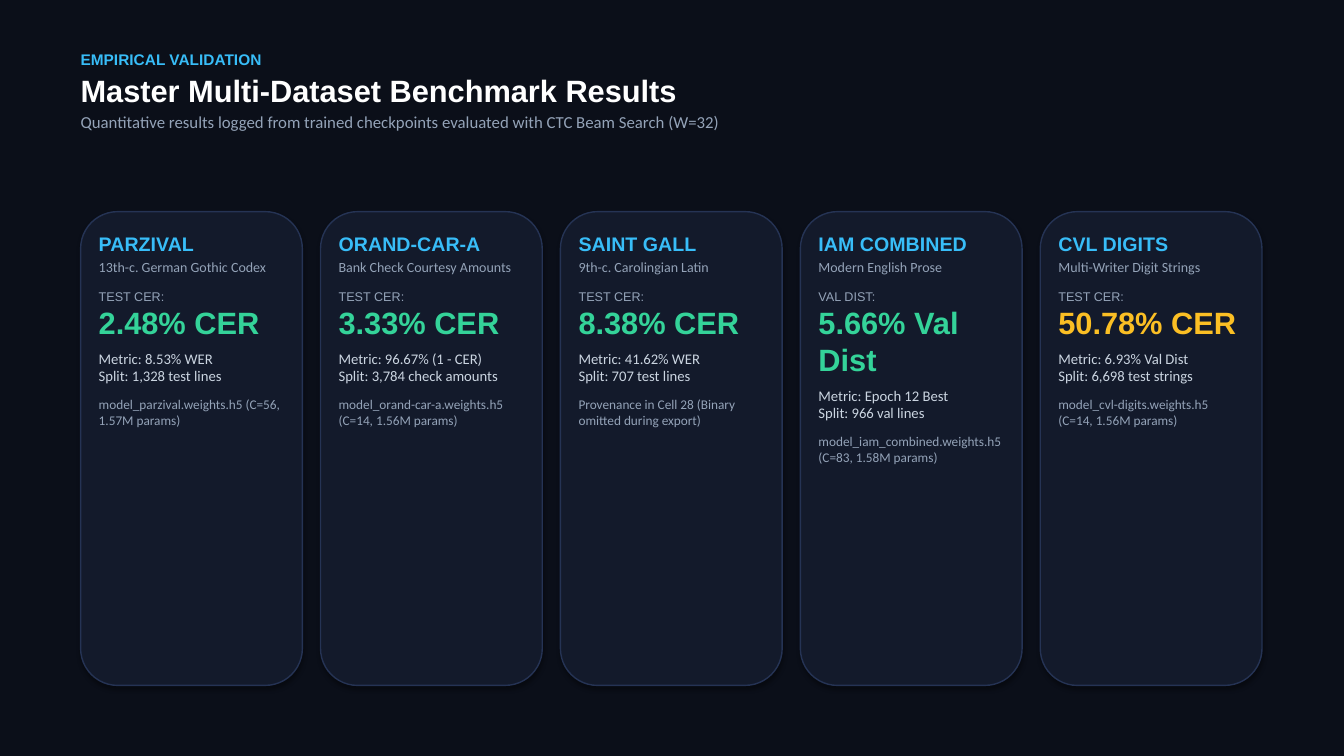
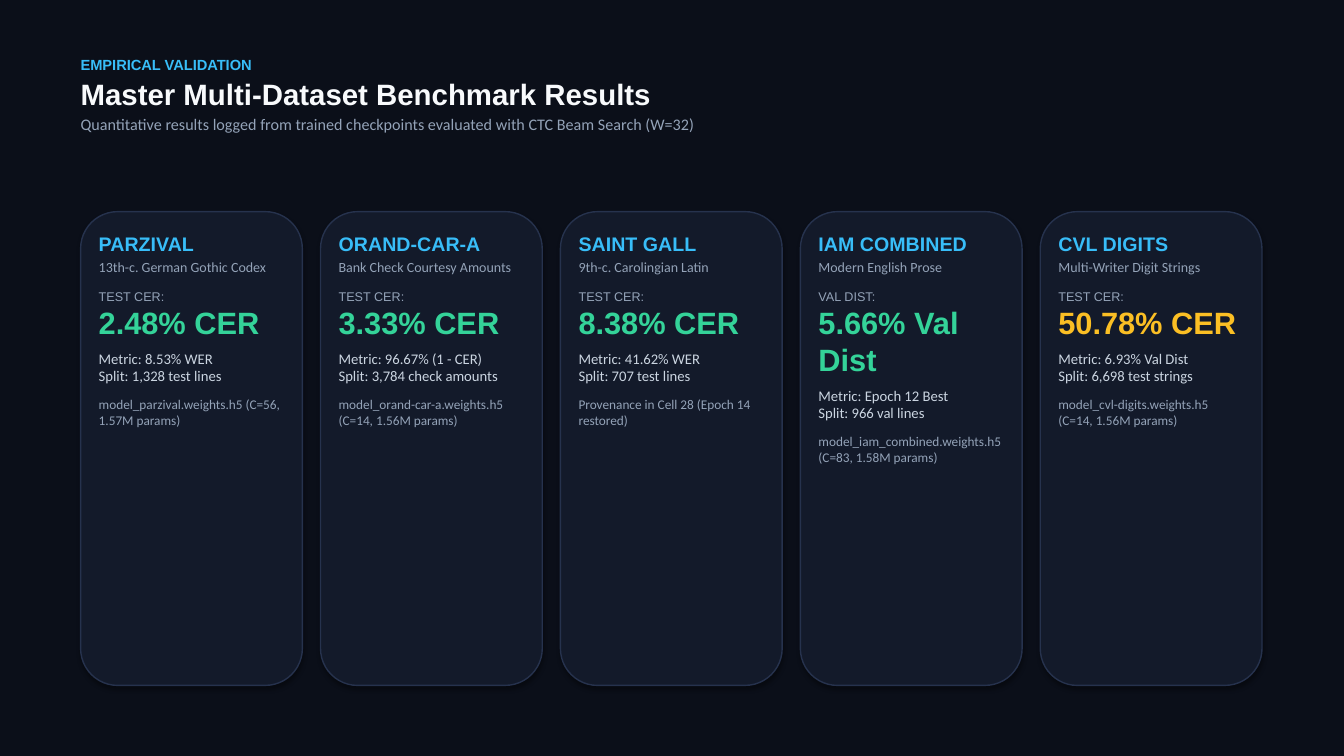
Before and after one commit to Balaji268268/HandwrittenTextRecognition, a slide deck: slide 7 of docs/presentation/Handwritten_Text_Recognition_MNC_Keynote.pptx. Drawn at 1344x756 pixels with LibreOffice and Linux fonts; fonts in the diff are those of the drawing. Boxes give left, top, right and bottom in pixels: in the first picture for what was removed or moved away, otherwise in the second. Text is boxed around its words. In the diff, an @@ line names an element or a change of style, - is before the commit and + after.

Commit message:
Embed qualitative prediction outputs and empirical training curves into Keynote presentation

```diff
--- a/docs/presentation/Handwritten_Text_Recognition_MNC_Keynote.pptx
+++ b/docs/presentation/Handwritten_Text_Recognition_MNC_Keynote.pptx
@@ text "EMPIRICAL VALIDATION" at (81, 59, 693, 133): size 11 to 10.5 pt in "EMPIRICAL VALIDATION"; size 22 to 21 pt, text colour #FFFFFF to #F8FAFC in "Master Multi-Dataset Benchmark Results"; size 12 to 11.5 pt in "Quantitative results logged from trained checkpoints evaluat ..." @@
@@ rounded rectangle at (561, 212, 782, 686): fill #131A2B to #131A2A; outline #253354 1 pt to #26324D 1 pt @@
@@ text at (579, 399, 750, 427): text changed @@
-Provenance in Cell 28 (Binary omitted during export)
+Provenance in Cell 28 (Epoch 14 restored)
```
Also in this commit, not shown: 5 other slides changed, 10 slides added, 8 slides removed, 1 other file.
